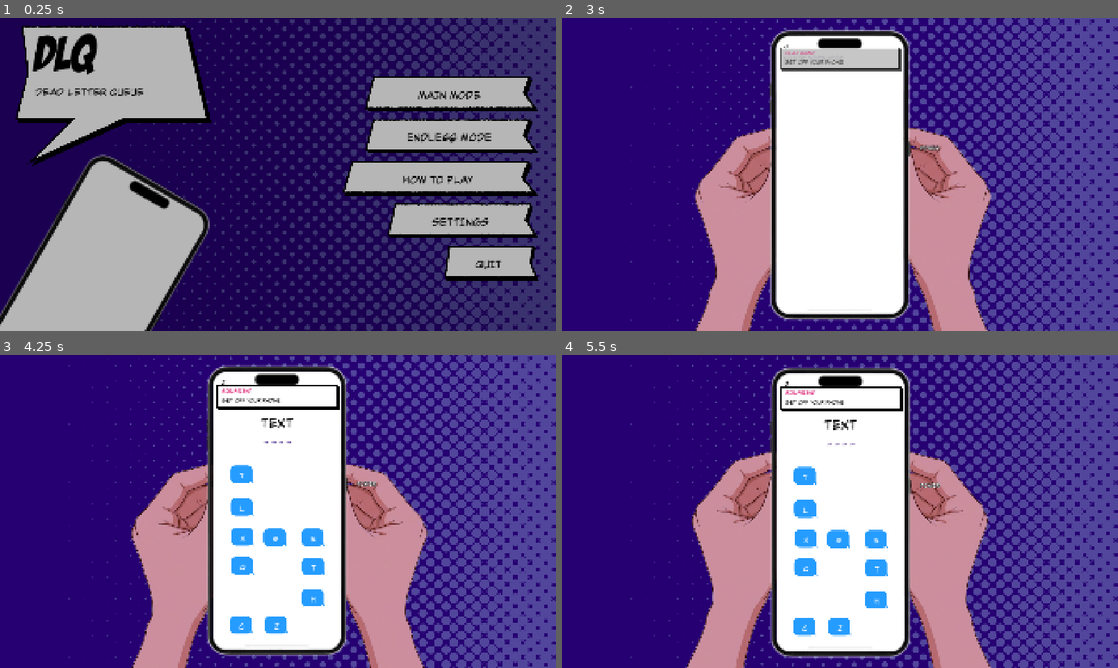
Above: before the commit, frames 1-4 (two rows, left to right).
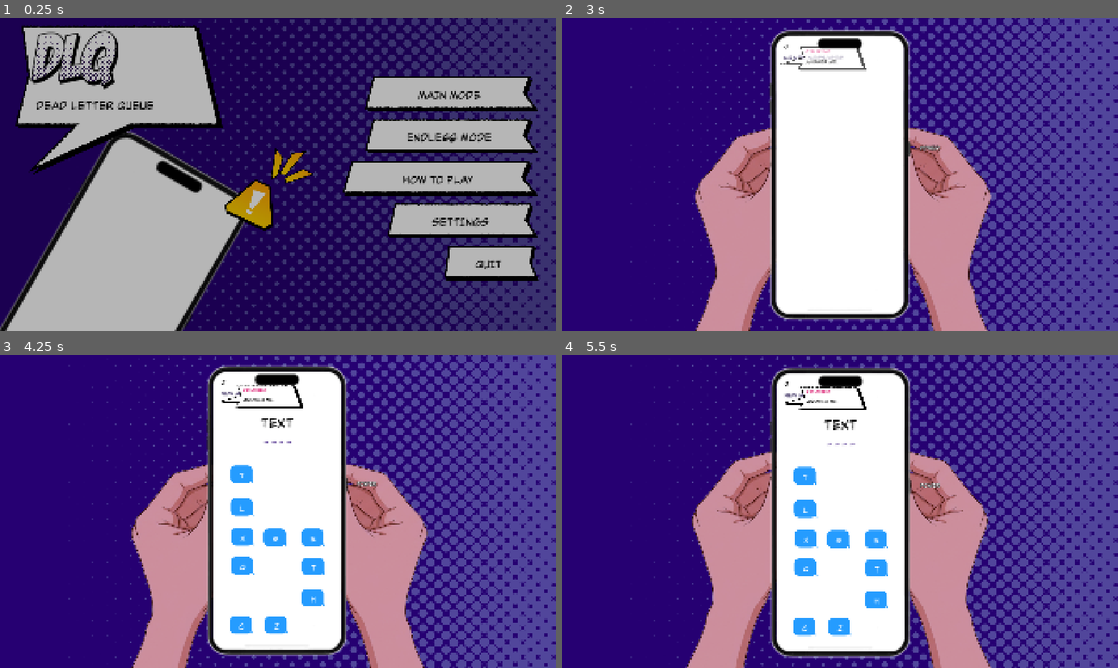
Above: after the commit, the same moments.

Repository: xyur2/DLQ
Game: Godot game, scene res://scenes/menu/menu.tscn
Two runs of this game, one before a commit and one after it. Both use one fixed random seed, a clock stepped at 60 frames per second and the inputs below.
Inputs (mouse positions are in pixels of both pictures, inside the frame that each line leads up to):
- Up to frame 1 (0.25 s): no input
- Up to frame 2 (3 s): click "ENDLESS MODE" at 0.5 s; tap Enter at 1.25 s; move the mouse to (1095, 309) at 1.27 s; hold D (move_right) 1.28-2.03 s; hold E (interact) 1.28-2.03 s; click (1095, 309) at 1.42 s; move the mouse to (728, 190) at 2.02 s; hold S (move_down) 2.03-2.78 s; tap N (next_level) at 2.1 s; click (728, 190) at 2.17 s; move the mouse to (895, 105) at 2.77 s; hold D (move_right) from 2.78 s (still down); hold Q (open_phone) from 2.78 s (still down); click (895, 105) at 2.92 s
- Up to frame 3 (4.25 s): move the mouse to (250, 574) at 3.52 s; release D (move_right) at 3.53 s; release Q (open_phone) at 3.53 s; hold W (move_up) from 3.53 s (still down); tap Z at 3.6 s; click (250, 574) at 3.67 s
- Up to frame 4 (5.5 s): move the mouse to (1006, 558) at 4.27 s; release W (move_up) at 4.28 s; hold E (interact) 4.28-5.03 s; hold A (move_left) from 4.28 s (still down); click (1006, 558) at 4.42 s; move the mouse to (673, 464) at 5.02 s; tap N (next_level) at 5.1 s; click (673, 464) at 5.17 s

The runs differ from the first frame. In frame 1, 14% of the frame differs, in the area x 0-57%, y 2-100%; in frame 2, 1.5%; in frame 3, 0.6%; in frame 4, 0.6%.

Commit message:
Add speech bubble UI and integrate into menu/phone
Introduce speech bubble assets, scene and logic and wire them into menu and phone UI.

- Add bubble_short.png / bubble_long.png and import metadata.
- New scene scenes/ui/speech_bubble.tscn and script scripts/speech_bubble.gd (SpeechBubble) to auto-select short/long bubble and layout sender/text.
- Replace GirlfriendBanner panel with SpeechBubble instance; phone_view now uses SpeechBubble and calls show_text for girlfriend messages.
- Menu: add badge UI (StyleBox_badge, BadgeCircle/BadgeLabel), comic logo shader material, adjust phone position/scale and title styling; spawn SpeechBubble instances for level-selection messages using a PackedScene and updated message sizing/tween logic.
- Update menu_screen.gd and game_config.gd constants (message lists/order, MENU_MESSAGE_MAX, MENU_NOTIFY_INTERVAL note, phone positions/scales, message font size, etc.) and adjust badge/burst pop animations.
- Minor UI tweaks: end_screen font sizes/positions and various layout offsets.
- Update docs to describe new bubble assets and UI behavior.

These changes add a reusable speech bubble component and integrate it across the menu and phone UIs, update related constants and visuals, and document the new assets.

Diff:
--- a/scenes/menu/menu.tscn
+++ b/scenes/menu/menu.tscn
@@ -31,6 +31,18 @@
 corner_radius_bottom_right = 14
 corner_radius_bottom_left = 14
 
+[sub_resource type="StyleBoxFlat" id="StyleBox_badge"]
+bg_color = Color(0.9, 0.08, 0.12, 1)
+border_width_left = 5
+border_width_top = 5
+border_width_right = 5
+border_width_bottom = 5
+border_color = Color(0, 0, 0, 1)
+corner_radius_top_left = 40
+corner_radius_top_right = 40
+corner_radius_bottom_right = 40
+corner_radius_bottom_left = 40
+
 [sub_resource type="StyleBoxEmpty" id="StyleBox_empty"]
 
 [sub_resource type="StyleBoxTexture" id="StyleBox_ribbon_602"]
@@ -69,6 +81,13 @@
 texture_margin_right = 50.0
 texture_margin_bottom = 18.0
 
+[sub_resource type="ShaderMaterial" id="Material_comic_logo"]
+shader = ExtResource("20_comic")
+shader_parameter/dot_spacing = 11.0
+shader_parameter/gradient_top = 50.0
+shader_parameter/gradient_bottom = 240.0
+shader_parameter/max_radius = 0.42
+
 [sub_resource type="ShaderMaterial" id="Material_comic_title"]
 shader = ExtResource("20_comic")
 shader_parameter/dot_spacing = 8.0
@@ -85,7 +104,6 @@
 grow_vertical = 2
 theme = ExtResource("3_theme")
 script = ExtResource("1_menu")
-message_texture = ExtResource("6_bubble")
 
 [node name="Background" type="TextureRect" parent="."]
 layout_mode = 1
@@ -99,12 +117,12 @@
 
 [node name="Phone" type="Control" parent="."]
 anchors_preset = 0
-offset_left = 93.0
+offset_left = 160.0
 offset_top = 852.0
-offset_right = 453.0
+offset_right = 520.0
 offset_bottom = 1212.0
 rotation = 0.5236
-scale = Vector2(3.4, 3.4)
+scale = Vector2(3.9, 3.9)
 pivot_offset = Vector2(180, 180)
 mouse_filter = 2
 
@@ -156,6 +174,27 @@
 expand_mode = 1
 stretch_mode = 5
 
+[node name="BadgeCircle" type="Panel" parent="Phone/ScreenContent/NotifyIcon"]
+visible = false
+layout_mode = 0
+offset_left = 160.0
+offset_top = -10.0
+offset_right = 240.0
+offset_bottom = 70.0
+pivot_offset = Vector2(40, 40)
+mouse_filter = 2
+theme_override_styles/panel = SubResource("StyleBox_badge")
+
+[node name="BadgeLabel" type="Label" parent="Phone/ScreenContent/NotifyIcon/BadgeCircle"]
+layout_mode = 1
+anchors_preset = 15
+anchor_right = 1.0
+anchor_bottom = 1.0
+theme_override_colors/font_color = Color(1, 1, 1, 1)
+theme_override_font_sizes/font_size = 30
+horizontal_alignment = 1
+vertical_alignment = 1
+
 [node name="Credits" type="Label" parent="Phone/ScreenContent"]
 layout_mode = 0
 offset_left = 16.0
@@ -202,8 +241,8 @@
 layout_mode = 0
 offset_left = 50.0
 offset_top = 24.0
-offset_right = 730.0
-offset_bottom = 514.0
+offset_right = 770.0
+offset_bottom = 543.0
 mouse_filter = 2
 texture = ExtResource("6_bubble")
 expand_mode = 1
@@ -211,43 +250,48 @@
 [node name="Title" type="Label" parent="Home"]
 layout_mode = 0
 offset_left = 120.0
-offset_top = 34.0
-offset_right = 700.0
-offset_bottom = 234.0
+offset_top = 20.0
+offset_right = 740.0
+offset_bottom = 260.0
+material = SubResource("Material_comic_logo")
+theme_override_colors/font_color = Color(1, 1, 1, 1)
+theme_override_colors/font_outline_color = Color(0, 0, 0, 1)
+theme_override_colors/font_shadow_color = Color(0, 0, 0, 1)
+theme_override_constants/shadow_offset_x = 7
+theme_override_constants/shadow_offset_y = 9
+theme_override_constants/outline_size = 16
+theme_override_constants/shadow_outline_size = 16
+theme_override_fonts/font = ExtResource("21_title")
+theme_override_font_sizes/font_size = 220
+text = "DLQ"
+
+[node name="Subtitle" type="Label" parent="Home"]
+layout_mode = 0
+offset_left = 124.0
+offset_top = 270.0
+offset_right = 740.0
+offset_bottom = 334.0
 theme_override_colors/font_color = Color(0, 0, 0, 1)
-theme_override_fonts/font = ExtResource("21_title")
-theme_override_font_sizes/font_size = 170
-text = "DLQ"
-
-[node name="Subtitle" type="Label" parent="Home"]
-layout_mode = 0
-offset_left = 122.0
-offset_top = 226.0
-offset_right = 700.0
-offset_bottom = 290.0
-theme_override_colors/font_color = Color(0, 0, 0, 1)
-theme_override_font_sizes/font_size = 44
+theme_override_font_sizes/font_size = 48
 text = "DEAD LETTER QUEUE"
 
 [node name="Burst" type="TextureRect" parent="Home"]
-visible = false
-layout_mode = 0
-offset_left = 730.0
-offset_top = 370.0
-offset_right = 1060.0
-offset_bottom = 700.0
+layout_mode = 0
+offset_left = 867.0
+offset_top = 316.0
+offset_right = 1197.0
+offset_bottom = 646.0
 pivot_offset = Vector2(60, 270)
 mouse_filter = 2
 texture = ExtResource("11_burst")
 expand_mode = 1
 
 [node name="Alert" type="TextureRect" parent="Home"]
-visible = false
-layout_mode = 0
-offset_left = 630.0
-offset_top = 585.0
-offset_right = 860.0
-offset_bottom = 799.0
+layout_mode = 0
+offset_left = 767.0
+offset_top = 531.0
+offset_right = 997.0
+offset_bottom = 745.0
 pivot_offset = Vector2(115, 107)
 mouse_filter = 2
 texture = ExtResource("10_alert")
@@ -355,9 +399,9 @@
 
 [node name="Messages" type="VBoxContainer" parent="Zoomed/Levels"]
 layout_mode = 0
-offset_left = 40.0
-offset_top = 70.0
-offset_right = 380.0
+offset_left = 2.0
+offset_top = 80.0
+offset_right = 418.0
 offset_bottom = 620.0
 mouse_filter = 2
 theme_override_constants/separation = 16
--- a/scenes/phone/phone.tscn
+++ b/scenes/phone/phone.tscn
@@ -7,6 +7,7 @@
 [ext_resource type="Texture2D" path="res://assets/loading_bar_fill.png" id="5_bar_fill"]
 [ext_resource type="FontVariation" path="res://scenes/ui/ui_font.tres" id="7_bold"]
 [ext_resource type="Texture2D" path="res://assets/ui/halftone_background.png" id="20_halftone"]
+[ext_resource type="PackedScene" path="res://scenes/ui/speech_bubble.tscn" id="21_bubble"]
 
 [sub_resource type="StyleBoxFlat" id="StyleBoxFlat_screen"]
 bg_color = Color(1, 1, 1, 1)
@@ -14,17 +15,6 @@
 corner_radius_top_right = 44
 corner_radius_bottom_right = 44
 corner_radius_bottom_left = 44
-
-[sub_resource type="StyleBoxFlat" id="StyleBox_banner"]
-bg_color = Color(1, 1, 1, 1)
-border_width_left = 4
-border_width_top = 4
-border_width_right = 4
-border_width_bottom = 4
-border_color = Color(0, 0, 0, 1)
-shadow_color = Color(0, 0, 0, 1)
-shadow_size = 1
-shadow_offset = Vector2(6, 6)
 
 [sub_resource type="StyleBoxEmpty" id="StyleBoxEmpty_hitbox"]
 
@@ -169,31 +159,14 @@
 offset_bottom = 940.0
 mouse_filter = 2
 
-[node name="GirlfriendBanner" type="Panel" parent="PhoneRoot/Screen"]
+[node name="GirlfriendBanner" parent="PhoneRoot/Screen" instance=ExtResource("21_bubble")]
 visible = false
 offset_left = 10.0
-offset_top = 46.0
-offset_right = 426.0
-offset_bottom = 124.0
+offset_top = 44.0
+offset_right = 310.0
+offset_bottom = 126.0
+mouse_filter = 0
 mouse_default_cursor_shape = 2
-theme_override_styles/panel = SubResource("StyleBox_banner")
-
-[node name="Sender" type="Label" parent="PhoneRoot/Screen/GirlfriendBanner"]
-offset_left = 16.0
-offset_top = 6.0
-offset_right = 400.0
-offset_bottom = 36.0
-theme_override_colors/font_color = Color(0.85, 0.05, 0.4, 1)
-theme_override_fonts/font = ExtResource("7_bold")
-theme_override_font_sizes/font_size = 20
-text = "GIRLFRIEND"
-
-[node name="Text" type="Label" parent="PhoneRoot/Screen/GirlfriendBanner"]
-offset_left = 16.0
-offset_top = 36.0
-offset_right = 400.0
-offset_bottom = 72.0
-theme_override_font_sizes/font_size = 24
 
 [node name="PowerHitbox" type="Button" parent="PhoneRoot"]
 offset_left = 548.0
--- a/scenes/ui/end_screen.tscn
+++ b/scenes/ui/end_screen.tscn
@@ -176,16 +176,16 @@
 [node name="Info" type="Label" parent="."]
 layout_mode = 0
 offset_left = 1420.0
-offset_top = 500.0
+offset_top = 460.0
 offset_right = 1892.0
-offset_bottom = 660.0
-theme_override_font_sizes/font_size = 22
+offset_bottom = 670.0
+theme_override_font_sizes/font_size = 34
 horizontal_alignment = 1
 vertical_alignment = 1
 autowrap_mode = 3
 theme_override_colors/font_color = Color(1, 1, 1, 1)
 theme_override_colors/font_outline_color = Color(0, 0, 0, 1)
-theme_override_constants/outline_size = 8
+theme_override_constants/outline_size = 10
 
 [node name="Buttons" type="Control" parent="."]
 anchors_preset = 0
--- /dev/null
+++ b/scenes/ui/speech_bubble.tscn
@@ -0,0 +1,26 @@
+[gd_scene format=3]
+
+[ext_resource type="Script" path="res://scripts/speech_bubble.gd" id="1_bubble"]
+[ext_resource type="Texture2D" path="res://assets/ui/bubble_short.png" id="2_short"]
+[ext_resource type="Texture2D" path="res://assets/ui/bubble_long.png" id="3_long"]
+
+[node name="SpeechBubble" type="TextureRect"]
+size_flags_horizontal = 0
+mouse_filter = 2
+texture = ExtResource("2_short")
+expand_mode = 1
+script = ExtResource("1_bubble")
+short_texture = ExtResource("2_short")
+long_texture = ExtResource("3_long")
+
+[node name="Text" type="Label" parent="."]
+layout_mode = 0
+vertical_alignment = 1
+autowrap_mode = 3
+clip_text = true
+
+[node name="Sender" type="Label" parent="."]
+visible = false
+layout_mode = 0
+theme_override_colors/font_color = Color(0.85, 0.05, 0.4, 1)
+theme_override_font_sizes/font_size = 16
--- a/scripts/game_config.gd
+++ b/scripts/game_config.gd
@@ -275,7 +275,7 @@
 # 휴대폰을 켠 동안 위에 뜨는 여자친구 메시지. 누르면 사라진다.
 const GIRLFRIEND_MESSAGES: Array = [
     'Babe, where are you?', "Why can't I find you?", 'Who are you texting?', "I'm coming to find you",
-    'Get off your phone', 'My friend just saw you', "Why aren't you answering?", 'Where are you right now?',
+    'Get off your phone', 'My friend just saw you', 'Hello??', 'Answer me.', 'Where are you?', "Why aren't you answering?", 'Where are you right now?',
 ]
 const GIRLFRIEND_FIRST_DELAY: float = 1.5     # 휴대폰을 켠 뒤 첫 메시지까지
 const GIRLFRIEND_INTERVAL_RANGE: Vector2 = Vector2(5.0, 10.0)
@@ -283,13 +283,12 @@
 # 휴대폰에서 연속으로 입력하면 음향 효과가 나오는 글자
 const LETTER_COMBOS: Dictionary = {'LLL': 'take_l', 'BAJI': 'baji'}
 # 메뉴와 종료 화면
-const MENU_NOTIFY_INTERVAL: float = 1.5       # 메인 메뉴를 가만히 두면 알림이 오르는 간격(초)
+const MENU_NOTIFY_INTERVAL: float = 1.5       # 메인 메뉴에서 알림이 오르는 간격(초). 조작과 상관없음
 const MENU_CREDITS_SEC: float = 4.0           # 전원 버튼을 누른 뒤 개발진 정보를 보여 주는 시간
 const MENU_PHONE_ZOOM_SEC: float = 0.6        # 휴대폰이 가운데로 와서 커지는 시간
-const MENU_MESSAGE_SIZE: Vector2 = Vector2(340.0, 245.0)  # 레벨 선택 화면의 메시지 크기
 const MENU_MESSAGE_FIRST_DELAY: float = 1.2   # 레벨 선택 화면에서 첫 메시지가 오기 전 비어 있는 시간
-const MENU_MESSAGES: Array = ['Where are you?', 'Why no reply?', 'Should I come over?']
-const MENU_MESSAGE_MAX: int = 2               # 레벨 선택 화면 메시지 최대 개수. 메시지 높이 245px라 휴대폰 화면에 2개까지 들어감
+const MENU_MESSAGES: Array = ['Where are you?', 'Should I come over?', 'Why no reply?']
+const MENU_MESSAGE_MAX: int = 4               # 레벨 선택 화면 메시지 최대 개수. 말풍선 4개까지 들어감
 const MENU_MESSAGE_INTERVAL: float = 0.9      # 레벨 선택 화면에 메시지가 하나씩 도착하는 간격
 const MENU_MESSAGE_HOLD: float = 2.2          # 다 도착한 뒤 비우고 다시 시작하기까지
 const MENU_ICON_DELAY: float = 0.25           # 홈으로 돌아와 휴대폰이 멈춘 뒤 아이콘이 나타나기 시작할 때까지
--- a/scripts/menu_screen.gd
+++ b/scripts/menu_screen.gd
@@ -1,16 +1,17 @@
 class_name MenuScreen
 extends Control
 ## 게임 시작 화면과 레벨 선택, How to Play, 설정 화면.
-## 홈에서는 휴대폰 알림이 쌓이고, 전원 버튼을 누르면 개발진 정보가 나온다.
+## 홈에서는 조작과 상관없이 메시지가 계속 와서 휴대폰 알림이 쌓이고, 전원 버튼을 누르면 개발진 정보가 나온다.
 ## 다른 화면으로 갈 때는 홈의 휴대폰이 가운데로 와서 커진 다음 내용이 나타난다.
 ## 배치는 scenes/menu/menu.tscn에서 편집한다.
 
 enum View { HOME, LEVELS, HOW_TO, SETTINGS }
 
-const PHONE_HOME_POSITION: Vector2 = Vector2(93.0, 852.0)
+const PHONE_HOME_POSITION: Vector2 = Vector2(160.0, 852.0)
+const PHONE_HOME_SCALE: float = 3.9
 const PHONE_HOME_ROTATION: float = 0.5236      # 홈에서는 휴대폰이 30도 기울어 있다
 const PHONE_ZOOM_POSITION: Vector2 = Vector2(780.0, 604.0)
-const PHONE_SCALE: float = 3.4
+const PHONE_ZOOM_SCALE: float = 3.4
 const ALERT_POP_SCALE: float = 1.3
 const ALERT_POP_SEC: float = 0.18
 const BURST_BASE_SCALE: float = 0.7
@@ -19,19 +20,16 @@
 const MESSAGE_POP_SCALE: float = 0.8
 const MESSAGE_POP_SEC: float = 0.28
 const NUDGE_PX: float = 5.0
-const MESSAGE_TEXT_MARGIN: Vector2 = Vector2(30.0, 16.0)
-const MESSAGE_TEXT_HEIGHT: float = 120.0
+const MESSAGE_SCENE: PackedScene = preload('res://scenes/ui/speech_bubble.tscn')
+const MESSAGE_FONT_SIZE: int = 24
 const NUDGE_SEC: float = 0.04
 const VIEW_TITLES: Dictionary = {View.HOW_TO: 'How to Play', View.SETTINGS: 'Settings'}
-
-## 레벨 선택 화면의 메시지 그림
-@export var message_texture: Texture2D
 
 var _view: View = View.HOME
 var _busy: bool = false
 var _level: int = 0
 var _stage: int = 0
-var _idle_time: float = 0.0
+var _notify_time: float = 0.0
 var _credits_left: float = 0.0
 var _shake_time: float = 0.0
 var _icon_base: Vector2 = Vector2.ZERO
@@ -58,6 +56,8 @@
 @onready var _icon: Control = $Phone/ScreenContent/NotifyIcon
 @onready var _alert: Control = $Home/Alert
 @onready var _burst: Control = $Home/Burst
+@onready var _badge: Control = $Phone/ScreenContent/NotifyIcon/BadgeCircle
+@onready var _badge_label: Label = $Phone/ScreenContent/NotifyIcon/BadgeCircle/BadgeLabel
 @onready var _power: Button = $Phone/PowerHitbox
 @onready var _credits: Label = $Phone/ScreenContent/Credits
 @onready var _music: AudioStreamPlayer = $Music
@@ -104,9 +104,9 @@
             _credits.visible = false
             _icon.visible = true
         return
-    _idle_time += delta
-    if _idle_time >= GameConfig.MENU_NOTIFY_INTERVAL:
-        _idle_time = 0.0
+    _notify_time += delta
+    if _notify_time >= GameConfig.MENU_NOTIFY_INTERVAL:
+        _notify_time = 0.0
         _stage = mini(_stage + 1, GameConfig.MAX_DM_STAGE)
         _update_badge()
         _pop_alert()
@@ -116,28 +116,31 @@
     _alert.position = _alert_base + wobble
 
 
-## 조작하는 동안에는 알림이 쌓이지 않는다.
-func _input(event: InputEvent) -> void:
-    if event is InputEventMouse or event is InputEventKey:
-        _idle_time = 0.0
-
-
 func _unhandled_input(event: InputEvent) -> void:
     if event.is_action_pressed('pause') and _view != View.HOME:
         _close()
 
 
-## 알림이 쌓이면 느낌표와 빛살이 나타나고, 빛살은 단계만큼 커진다.
+## 느낌표와 빛살은 홈에 늘 있다. 알림이 쌓이면 빛살이 커지고 메시지 아이콘의 숫자가 오른다.
 func _update_badge() -> void:
-    _alert.visible = _stage > 0
-    _burst.visible = _stage > 0
-    _burst.scale = Vector2.ONE * (BURST_BASE_SCALE + BURST_STAGE_SCALE * float(_stage))
-
-
+    _badge.visible = _stage > 0
+    _badge_label.text = String(GameConfig.DM_BADGE_TEXT[_stage])
+    _burst.scale = Vector2.ONE * _burst_scale()
+
+
+func _burst_scale() -> float:
+    return BURST_BASE_SCALE + BURST_STAGE_SCALE * float(_stage)
+
+
+## 메시지가 올 때마다 느낌표, 빛살, 숫자가 튀어 오른다.
 func _pop_alert() -> void:
     _alert.scale = Vector2.ONE * ALERT_POP_SCALE
-    var tween: Tween = _alert.create_tween().set_trans(Tween.TRANS_BACK).set_ease(Tween.EASE_OUT)
+    _badge.scale = Vector2.ONE * ALERT_POP_SCALE
+    _burst.scale = Vector2.ONE * _burst_scale() * ALERT_POP_SCALE
+    var tween: Tween = create_tween().set_parallel().set_trans(Tween.TRANS_BACK).set_ease(Tween.EASE_OUT)
     tween.tween_property(_alert, 'scale', Vector2.ONE, ALERT_POP_SEC)
+    tween.tween_property(_badge, 'scale', Vector2.ONE, ALERT_POP_SEC)
+    tween.tween_property(_burst, 'scale', Vector2.ONE * _burst_scale(), ALERT_POP_SEC)
 
 
 func _on_power_pressed() -> void:
@@ -222,6 +225,7 @@
     var seconds: float = GameConfig.MENU_PHONE_ZOOM_SEC
     tween.tween_property(_phone, 'position', PHONE_ZOOM_POSITION if zoom_in else PHONE_HOME_POSITION, seconds)
     tween.tween_property(_phone, 'rotation', 0.0 if zoom_in else PHONE_HOME_ROTATION, seconds)
+    tween.tween_property(_phone, 'scale', Vector2.ONE * (PHONE_ZOOM_SCALE if zoom_in else PHONE_HOME_SCALE), seconds)
     if zoom_in:
         tween.tween_property(_screen_content, 'modulate:a', 0.0, seconds * 0.5)
     tween.tween_property(_home, 'modulate:a', 0.0 if zoom_in else 1.0, seconds * (0.5 if zoom_in else 1.0))
@@ -235,6 +239,7 @@
 func _snap_to_zoomed() -> void:
     _phone.position = PHONE_ZOOM_POSITION
     _phone.rotation = 0.0
+    _phone.scale = Vector2.ONE * PHONE_ZOOM_SCALE
     _stop_content_fade()
     _screen_content.visible = false
     _power.visible = false
@@ -293,24 +298,12 @@
 
 
 func _add_message() -> void:
-    var message := TextureRect.new()
-    message.texture = message_texture
-    message.expand_mode = TextureRect.EXPAND_IGNORE_SIZE
-    message.custom_minimum_size = GameConfig.MENU_MESSAGE_SIZE
-    message.mouse_filter = Control.MOUSE_FILTER_IGNORE
+    var message: SpeechBubble = MESSAGE_SCENE.instantiate()
+    _messages.add_child(message)
+    message.show_text(String(GameConfig.MENU_MESSAGES[(_messages.get_child_count() - 1) % GameConfig.MENU_MESSAGES.size()]), MESSAGE_FONT_SIZE)
     message.modulate.a = 0.0
-    message.pivot_offset = Vector2(0.0, GameConfig.MENU_MESSAGE_SIZE.y)
+    message.pivot_offset = Vector2(0.0, message.size.y)
     message.scale = Vector2.ONE * MESSAGE_POP_SCALE
-    var text_label := Label.new()
-    text_label.text = String(GameConfig.MENU_MESSAGES[_messages.get_child_count() % GameConfig.MENU_MESSAGES.size()])
-    text_label.position = MESSAGE_TEXT_MARGIN
-    text_label.size = Vector2(GameConfig.MENU_MESSAGE_SIZE.x - MESSAGE_TEXT_MARGIN.x * 2.0, MESSAGE_TEXT_HEIGHT)
-    text_label.autowrap_mode = TextServer.AUTOWRAP_WORD_SMART
-    text_label.horizontal_alignment = HORIZONTAL_ALIGNMENT_CENTER
-    text_label.vertical_alignment = VERTICAL_ALIGNMENT_CENTER
-    text_label.add_theme_font_size_override('font_size', 30)
-    message.add_child(text_label)
-    _messages.add_child(message)
     var tween: Tween = message.create_tween().set_parallel().set_trans(Tween.TRANS_BACK).set_ease(Tween.EASE_OUT)
     tween.tween_property(message, 'scale', Vector2.ONE, MESSAGE_POP_SEC)
     tween.tween_property(message, 'modulate:a', 1.0, MESSAGE_POP_SEC * 0.6)
--- a/scripts/phone_view.gd
+++ b/scripts/phone_view.gd
@@ -15,8 +15,10 @@
 const LETTER_SCENE_SIZE: Vector2 = Vector2(84.0, 64.0)   # letter_button.tscn의 크기. 열 수 계산에 씀
 const ALPHABET: String = 'ABCDEFGHIJKLMNOPQRSTUVWXYZ'
 const LOCK_TINT: Color = Color(1.0, 0.82, 0.86)
-const LOCK_SCREEN_COLOR: Color = Color(0.32, 0.05, 0.14)
-const SCREEN_COLOR: Color = Color(0.08, 0.055, 0.2)
+const LOCK_SCREEN_COLOR: Color = Color(1.0, 0.8, 0.84)
+const SCREEN_COLOR: Color = Color.WHITE
+const BANNER_FONT_SIZE: int = 22
+const BANNER_SENDER: String = 'GIRLFRIEND'
 const LETTER_HISTORY_MAX: int = 8
 const SENTENCE_BLANK: String = '•'   # 문장 진행 표시에서 아직 누르지 않은 글자
 const BANNER_SLIDE_PX: float = 24.0
@@ -45,7 +47,7 @@
 
 @onready var _backdrop: ColorRect = $Backdrop
 @onready var _phone_root: Control = $PhoneRoot
-@onready var _banner: Panel = $PhoneRoot/Screen/GirlfriendBanner
+@onready var _banner: SpeechBubble = $PhoneRoot/Screen/GirlfriendBanner
 @onready var _banner_text: Label = $PhoneRoot/Screen/GirlfriendBanner/Text
 @onready var _hands: TextureRect = $Hands
 @onready var _screen_background: Panel = $PhoneRoot/ScreenBackground
@@ -179,7 +181,7 @@
 
 
 func _show_banner() -> void:
-    _banner_text.text = String(GameConfig.GIRLFRIEND_MESSAGES[_girlfriend_next])
+    _banner.show_text(String(GameConfig.GIRLFRIEND_MESSAGES[_girlfriend_next]), BANNER_FONT_SIZE, BANNER_SENDER)
     _girlfriend_next = (_girlfriend_next + 1) % GameConfig.GIRLFRIEND_MESSAGES.size()
     _girlfriend_show = GameConfig.GIRLFRIEND_SHOW_SEC
     _banner.visible = true
--- /dev/null
+++ b/scripts/speech_bubble.gd
@@ -0,0 +1,44 @@
+class_name SpeechBubble
+extends TextureRect
+## 대화 말풍선. 글이 짧은 말풍선 안에 한 줄로 들어가면 짧은 그림을, 넘치면 긴 그림을 쓴다.
+## 그림과 크기는 scenes/ui/speech_bubble.tscn에서 편집한다.
+
+const SHORT_TEXT_LEFT: float = 0.3    # 짧은 말풍선에서 글이 시작하는 곳 (가로 비율, 왼쪽은 꼬리)
+const LONG_TEXT_LEFT: float = 0.15
+const TEXT_RIGHT: float = 0.9
+const TEXT_TOP: float = 0.08
+const TEXT_BOTTOM: float = 0.9
+
+@export var short_texture: Texture2D
+@export var long_texture: Texture2D
+@export var short_size: Vector2 = Vector2(300.0, 82.0)
+@export var long_size: Vector2 = Vector2(416.0, 82.0)
+
+var is_long: bool = false
+
+@onready var _text: Label = $Text
+@onready var _sender: Label = $Sender
+
+
+## sender가 있으면 글 위에 보낸 사람 이름을 작게 붙인다.
+func show_text(message: String, font_size: int, sender: String = '') -> void:
+    _text.text = message
+    _text.add_theme_font_size_override('font_size', font_size)
+    var font: Font = _text.get_theme_font('font')
+    var width: float = font.get_string_size(message, HORIZONTAL_ALIGNMENT_LEFT, -1.0, font_size).x
+    is_long = width > short_size.x * (TEXT_RIGHT - SHORT_TEXT_LEFT)
+    texture = long_texture if is_long else short_texture
+    custom_minimum_size = long_size if is_long else short_size
+    size = custom_minimum_size
+    var left: float = size.x * (LONG_TEXT_LEFT if is_long else SHORT_TEXT_LEFT)
+    var top: float = size.y * TEXT_TOP
+    var right: float = size.x * TEXT_RIGHT
+    var bottom: float = size.y * TEXT_BOTTOM
+    _sender.visible = sender != ''
+    _sender.text = sender
+    if _sender.visible:
+        _sender.position = Vector2(left, top)
+        _sender.size = Vector2(right - left, 0.0)
+        top += _sender.get_minimum_size().y
+    _text.position = Vector2(left, top)
+    _text.size = Vector2(right - left, bottom - top)
Binary file added: assets/ui/bubble_long.png
Not shown, added: assets/ui/bubble_long.png.import
Binary file added: assets/ui/bubble_short.png
Not shown, added: assets/ui/bubble_short.png.import
Not shown, added: scripts/speech_bubble.gd.uid
Not shown, changed: docs/에셋 목록.md
Not shown, changed: docs/홈커밍 파티 스릴러 구현 명세서 v2.md
